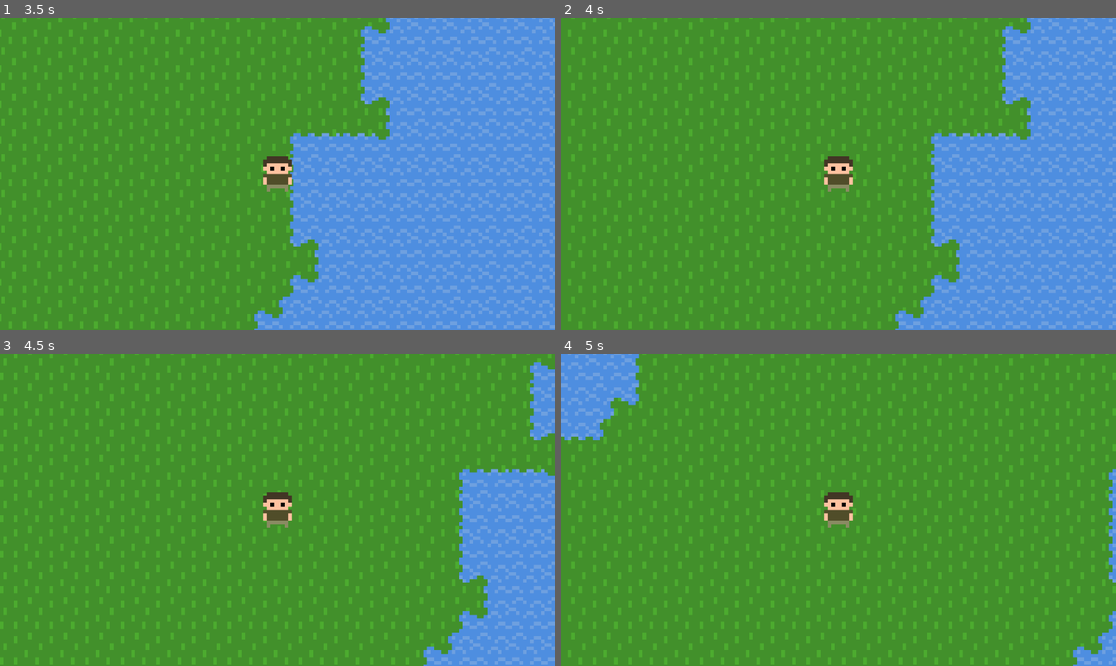
Above: before the commit, frames 1-4 (two rows, left to right).
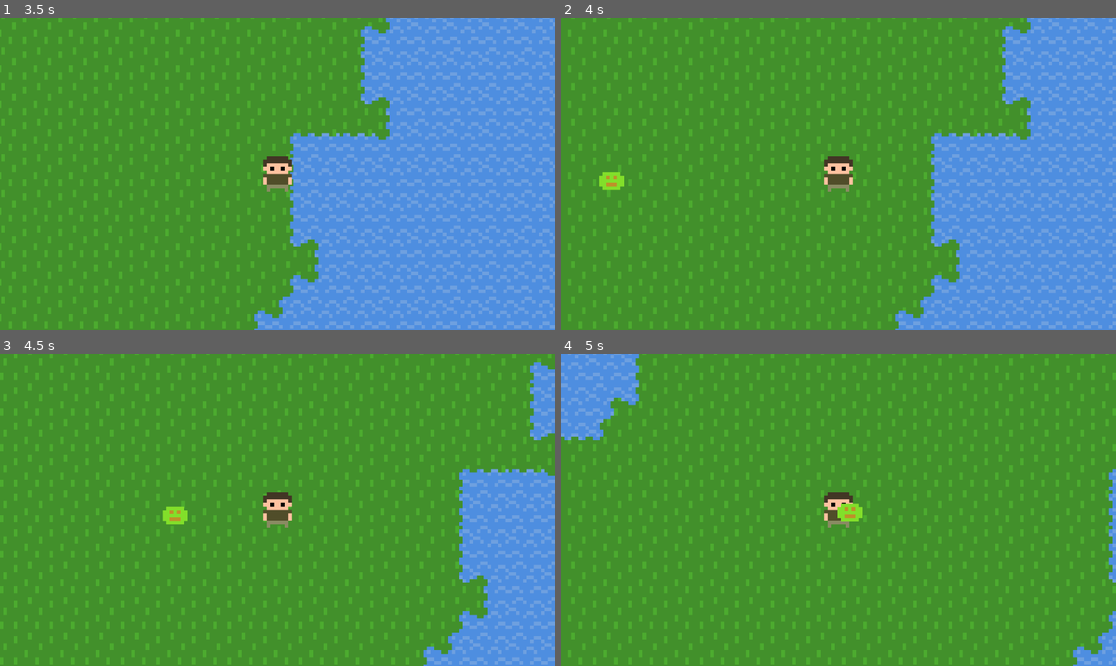
Above: after the commit, the same moments.

Repository: SpeedyKerbal/dungeon_crawler
Game: Godot game, scene res://scenes/game_world.tscn
The game is run twice, just before and just after one commit, with the same random seed, the same clock (stepped at 60 frames per second) and the same inputs.
Inputs:
- Up to frame 1 (3.5 s): tap Enter at 0.5 s; hold D (right) 0.53-1.28 s; tap E (interact) every 0.75 s from 0.6 to 2.85 s; hold S (down) 1.28-2.03 s; hold D (right) 2.03-2.78 s; hold W (up) from 2.78 s (still down)
- Up to frame 2 (4 s): tap Space at 3.5 s; release W (up) at 3.53 s; hold A (left) from 3.53 s (still down); tap E (interact) at 3.6 s
- Up to frame 3 (4.5 s): keep holding A (left); tap E (interact) at 4.35 s
- Up to frame 4 (5 s): keep holding A (left)

Frame 1 is identical in both runs. In frame 2, 0.2% of the frame differs, in the area x 6-12%, y 49-56%; in frame 3, 0.2%; in frame 4, 0.2%, in the area x 49-55%, y 47-54%.
Error before the commit: Parse Error: Expected indented block after function declaration. (res://scripts/slime.gd:16)

Commit message:
Made slime move to player

Diff:
--- a/scenes/game_world.tscn
+++ b/scenes/game_world.tscn
@@ -109,6 +109,7 @@
 position = Vector2(35, -49)
 
 [node name="Player" parent="." instance=ExtResource("2_knq0b")]
+unique_name_in_owner = true
 position = Vector2(-1, 0)
 scale = Vector2(1, 1)
 
--- a/scripts/chest.gd
+++ b/scripts/chest.gd
@@ -3,7 +3,7 @@
 @onready var animated_sprite = $AnimatedSprite2D
 @onready var collision_shape = $CollisionShape2D
 
-func _physics_process(delta):
+func _physics_process(_delta):
 	if body_entered and Input.is_action_just_pressed("interact"):
 		animated_sprite.play("open")
 		# Loot_drop()
--- a/scripts/player.gd
+++ b/scripts/player.gd
@@ -4,10 +4,7 @@
 
 @onready var animated_sprite = $AnimatedSprite2D
 
-var direction_y = null
-var direction_x = null
-
-func _physics_process(delta):
+func _physics_process(_delta):
 	var direction_x = Input.get_axis("left", "right")
 	var direction_y = Input.get_axis("up", "down")
 
--- a/scripts/slime.gd
+++ b/scripts/slime.gd
@@ -1,16 +1,15 @@
 extends Area2D
 
-const SPEED = 50
+@export var speed = 20
+var player_possition
+var target_possition
 
-var player_location:int = 0
+@onready var attack_area: Area2D = $attackArea
+@onready var player = %Player
 
-@onready var player = $"../Player"
-@onready var sprite = $Sprite2D
-@onready var collision_shape = $CollisionShape2D
-@onready var attack_area = $attackArea
-@onready var collision_shape_2 = $attackArea/CollisionShape2D2
+func _physics_process(delta: float) -> void:
+	player_possition = player.position
+	target_possition = (player_possition - position).normalized()
 
-func _physics_process(delta):
-	player_location = get_node("../Player").global_possition
-
-func _on_attack_area_body_entered(body):
+	if position.distance_to(player_possition) > 3 and attack_area.body_entered:
+		position += target_possition * speed * delta
